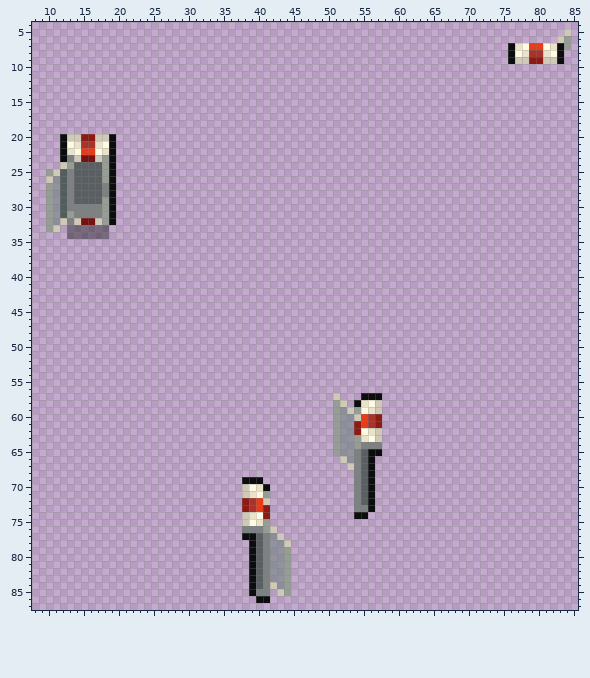
File history of a sprite sheet, Resources/Textures/Structures/Wallmounts/extinguisher_cabinet.rsi/extinguisher_empty.png. The first picture shows the starting point.
The file is 96x96 pixels. Shown: x 8..85, y 4..87.
The result:
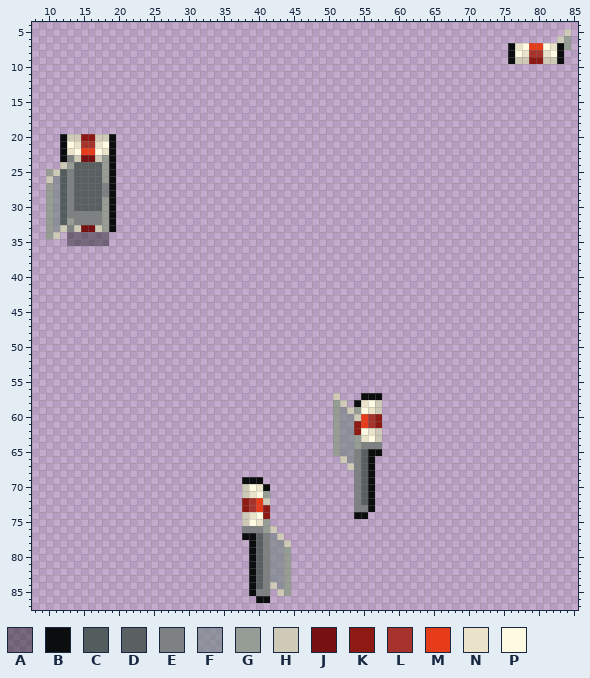
Palette (. is transparent): A #00000061  B #0c0d0e  C #535d5e  D #5a5f61  E #7d8181  F #788788a8  G #969d94  H #cfc9b8  J #761011  K #8e1b13  L #a7342c  M #e73c19  N #eae2c9  P #fffbe3
Edits made:
@@ x 8..21 @@
 29 ..GFCEDDDDGB..
-30 ..GFCEEEEEGB..
-31 ..GFCGEEEEGB..
-32 ..GFHEHJJHGB..
-33 ..GH.AAAAAA...
-34 .....AAAAAA...
-35 ..............
+30 ..GFCEDDDDGB..
+31 ..GFCEEEEEGB..
+32 ..GFCGEEEEGB..
+33 ..GFHEHJJHGB..
+34 ..GH.AAAAAA...
+35 .....AAAAAA...
 36 ..............
Boxes around the changes in both pictures, in picture pixels (x1, y1, x2, y2):
changed: (46, 204, 116, 246)
